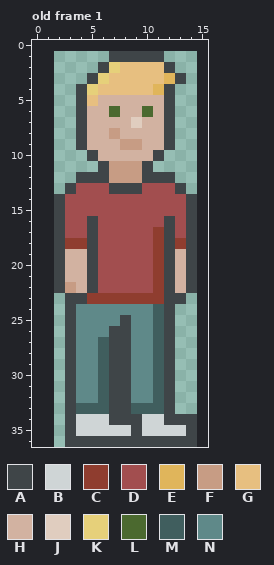
Pixel-art file, stored at textures/character.ase. This is how it looked before the edit.
13x36 pixels, 1 frame. Shown: old frame 1. The old version is drawn lined up with the new one, on the new canvas. The commit also changed other frames, which this record leaves out.
Palette (. is transparent): A #3f4548  B #cfd5d6  C #8f3d2f  D #a24e4f  E #e0b55b  F #c79c84  G #e7bf80  H #d2b2a1  J #e0cdbf  K #e6d07a  L #4b692f  M #405e5e  N #5f8989
Pixels before, old frame 1, first column x 2:
 1 .....AAAAA...
 2 ....AKGGGGA..
 3 ...AKGGGGGEA.
 4 ..AKGGGGGEA..
 5 ..AGHHHHHHA..
 6 ..AHHLHHLHA..
 7 ..AHHHHJHHA..
 8 ..AHHFHHHHA..
 9 ..AHHHFFHHA..
10 ...AHHHHHA...
11 ....AFFFA....
12 ..AAAFFFAAA..
13 .ADDDAAADDDA.
14 ADDDDDDDDDDDA
15 ADDDDDDDDDDDA
16 ADDADDDDDDADA
17 ADDADDDDDCADA
18 ACCADDDDDCACA
19 AHHADDDDDCAHA
20 AHHADDDDDCAHA
21 AHHADDDDDCAHA
22 AFHADDDDDCAHA
23 .AACCCCCCCAA.
24 .ANNNNNNNMA..
25 .ANNNNANNMA..
26 .ANNNAANNMA..
27 .ANNMAANNMA..
28 .ANNMAANNMA..
29 .ANNMAANNMA..
30 .ANNMAANNMA..
31 .ANNMAANNMA..
32 .ANNMAANNMA..
33 .AMMMAAMMMA..
34 .ABBBAAABBAAA
35 .ABBBBBABBBBA
36 .AAAAAAAAAAAA
Once edited:
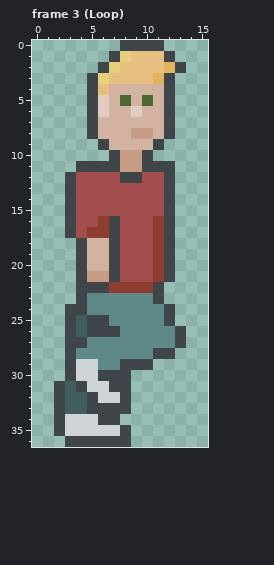
A new or re-ordered frame is compared with the old frame closest to it.
Difference:
canvas 13x36 -> 16x37, the old top-left corner now at 2,1
frames 1 -> 8
Changed rows in their new state; - is an unchanged pixel.
Frame 3 (Loop) is new; against old frame 1:
first column x 2:
 0 ------AAAA---
 1 ------KGGGA--
 2 ----------EA-
 3 ---------EA.-
 4 --.A-HHHHH---
 5 --.AJ-L-L----
 6 --.AJH-JH----
 7 --.A---H-----
 8 --.A-H-FF----
 9 --..A-HH-A.--
10 ---..AFFA.---
11 --AA-A---AA--
12 -ADDDDAADD---
13 -----DDD--A.-
14 .A--------A..
15 .A--------A..
16 .A-DCA---C-..
17 .A-CCA-----..
18 ..AHHA-----..
19 ..AHHA-----..
20 ..AHHA-----..
21 ..AFFA-----..
22 ..A-ACCCCA...
23 -.-NNNNNNA..-
24 --A------N---
25 --MAA-N--N---
26 --MAA-N--NNA-
27 --A-NNN--NNA-
28 ----NNN--A---
29 --BBNN-AA..--
30 --BBA--....--
31 AMABB--....--
32 AMMABB-....--
33 AM-AA--....--
34 AB--A-.......
35 AB----A......
36 -------......
Where, in picture pixels (left, top, right, bottom), the same in both pictures:
changed: (54, 40, 197, 447)
